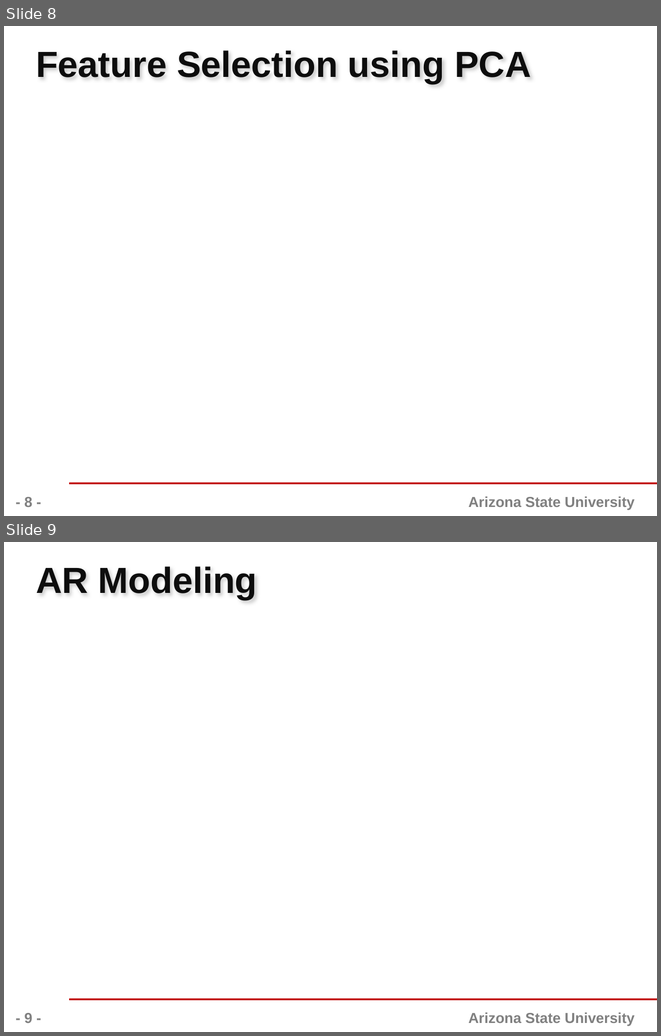
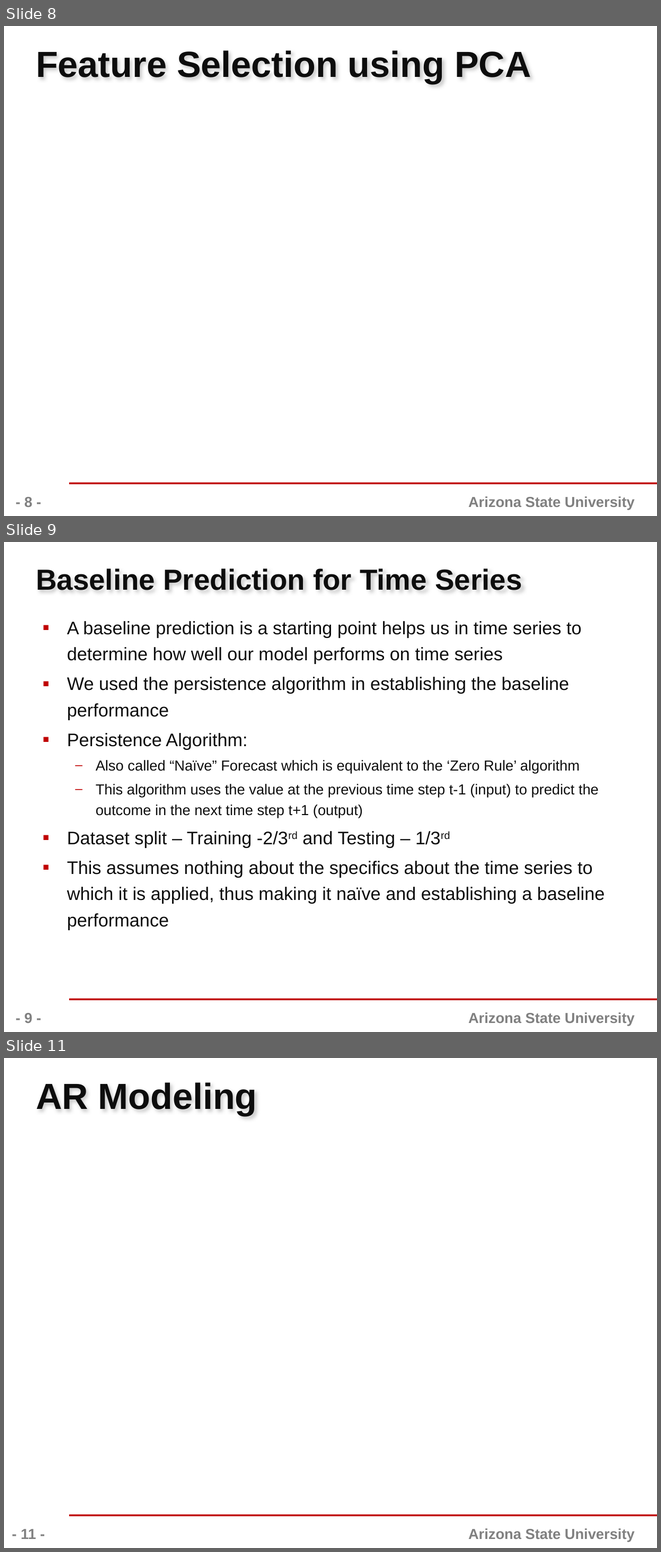
Before and after one commit to yeskarthik/WeatherForecastingSML, a slide deck: Presentation/575-ClassProject-Template.pptx. Shown one above the other, each under a label of ours: slides 8 and 9 before the commit, slides 8, 9 and 11 after it; the slides between them are not shown. The pictures are 661x1036 and 661x1552 pixels, drawn with LibreOffice and Linux fonts; fonts in the diff are those of the drawing; background and template pictures are left out. Boxes give left, top, right and bottom in pixels: in the first picture for what was removed or moved away, otherwise in the second. Text is boxed around its words. In the diff, an @@ line names an element or a change of style, - is before the commit and + after.

Commit message:
Content for naive forecast model in ppt

```diff
--- a/Presentation/575-ClassProject-Template.pptx
+++ b/Presentation/575-ClassProject-Template.pptx
@@ slide 9 added at [4,542,657,1032], background #FFFFFF; not listed: 2 template elements that a slide beside it also shows @@
@@ title added at [36,568,522,590], 32 pt, text #0D0D0D, bold @@
+Baseline Prediction for Time Series
@@ text added at [67,621,605,929], 20 pt, text #0D0D0D @@
+▪ A baseline prediction is a starting point helps us in time series to determine how well our model performs on time series
+▪ We used the persistence algorithm in establishing the baseline performance
+▪ Persistence Algorithm:
+  – Also called “Naïve” Forecast which is equivalent to the ‘Zero Rule’ algorithm
+  – This algorithm uses the value at the previous time step t-1 (input) to predict the outcome in the next time step t+1 (output)
+▪ Dataset split – Training -2/3rd and Testing – 1/3rd
+▪ This assumes nothing about the specifics about the time series to which it is applied, thus making it naïve and establishing a baseline performance
@@ page number added at [24,1013,32,1023], 16 pt, text #808080, bold @@
+- 9 -
@@ what was slide 9 is now slide 11 @@
@@ page number at [21,1529,36,1539]: text changed @@
-- 9 -
+- 11 -
```
Also in this commit, not shown: 1 other slide added.
